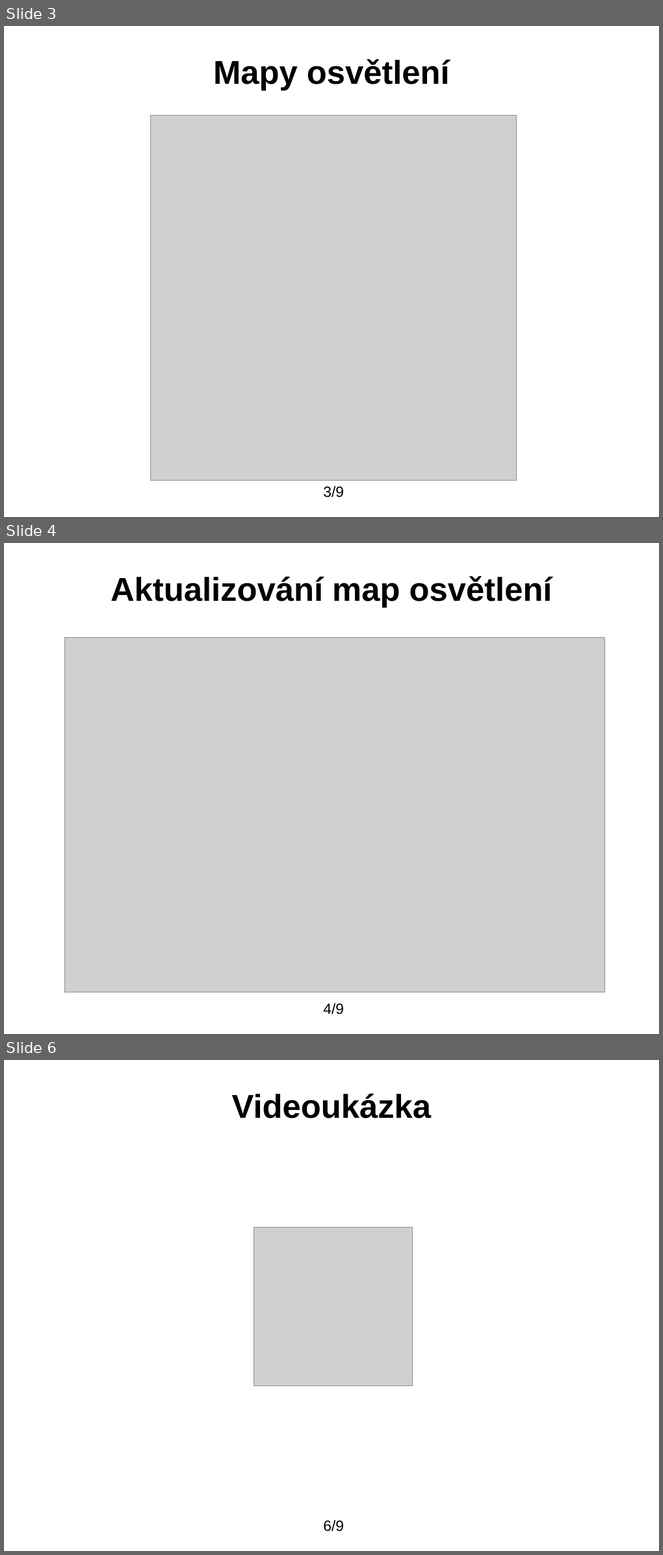
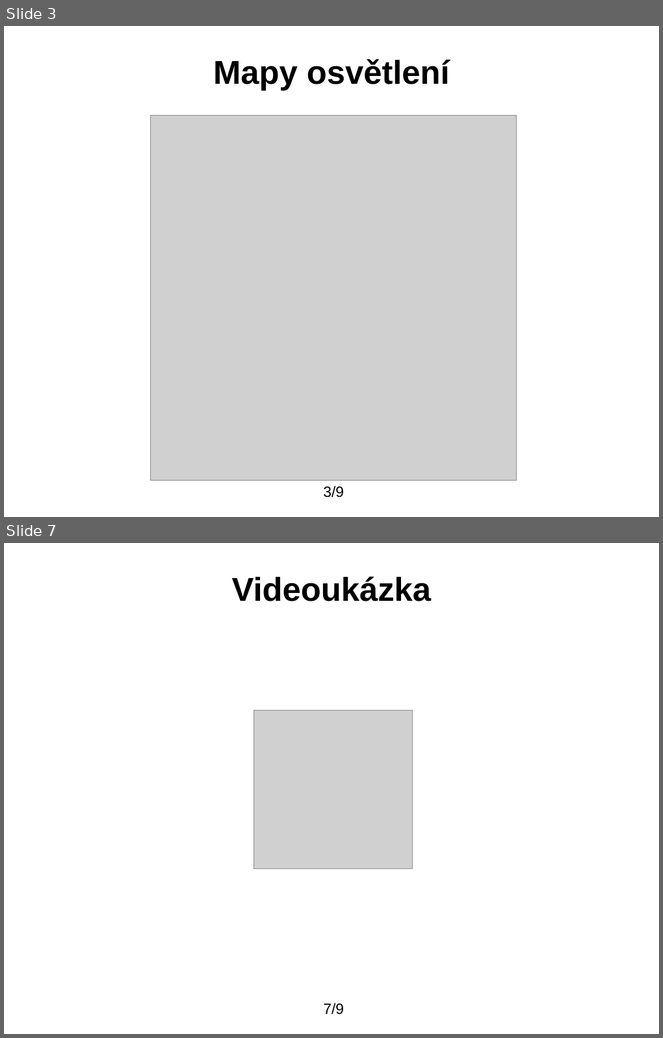
Before and after one commit to blankdeveloper/Open4speed, a slide deck: prezentace.odp. Shown one above the other, each under a label of ours: slides 3, 4 and 6 before the commit, slides 3 and 7 after it; the slides between them are not shown. The pictures are 663x1555 and 663x1038 pixels, drawn with LibreOffice and Linux fonts; fonts in the diff are those of the drawing; grey boxes stand for pictures; background and template pictures are left out. Boxes give left, top, right and bottom in pixels: in the first picture for what was removed or moved away, otherwise in the second. Text is boxed around its words. In the diff, an @@ line names an element or a change of style, - is before the commit and + after.

```diff
--- a/prezentace.odp
+++ b/prezentace.odp
@@ slide 4 removed at (x1=4, y1=543, x2=659, y2=1034), background picture (left out) @@
@@ title removed at (x1=111, y1=576, x2=553, y2=608) @@
-Aktualizování map osvětlení
@@ picture removed at (x1=64, y1=637, x2=605, y2=993) @@
@@ page number removed at (x1=323, y1=1003, x2=344, y2=1015) @@
-4/9
@@ what was slide 6 is now slide 7 @@
@@ page number at (x1=323, y1=1003, x2=344, y2=1015): text changed @@
-6/9
+7/9
```
Also in this commit, not shown: 4 slides changed, 2 slides added.
